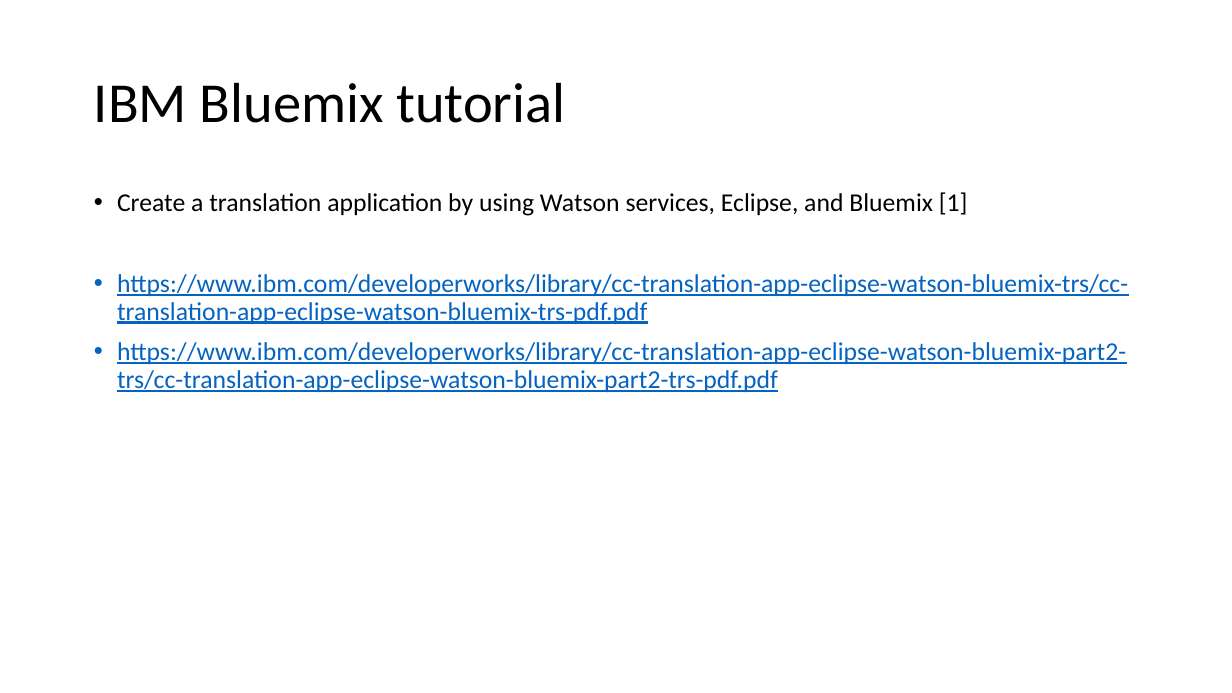
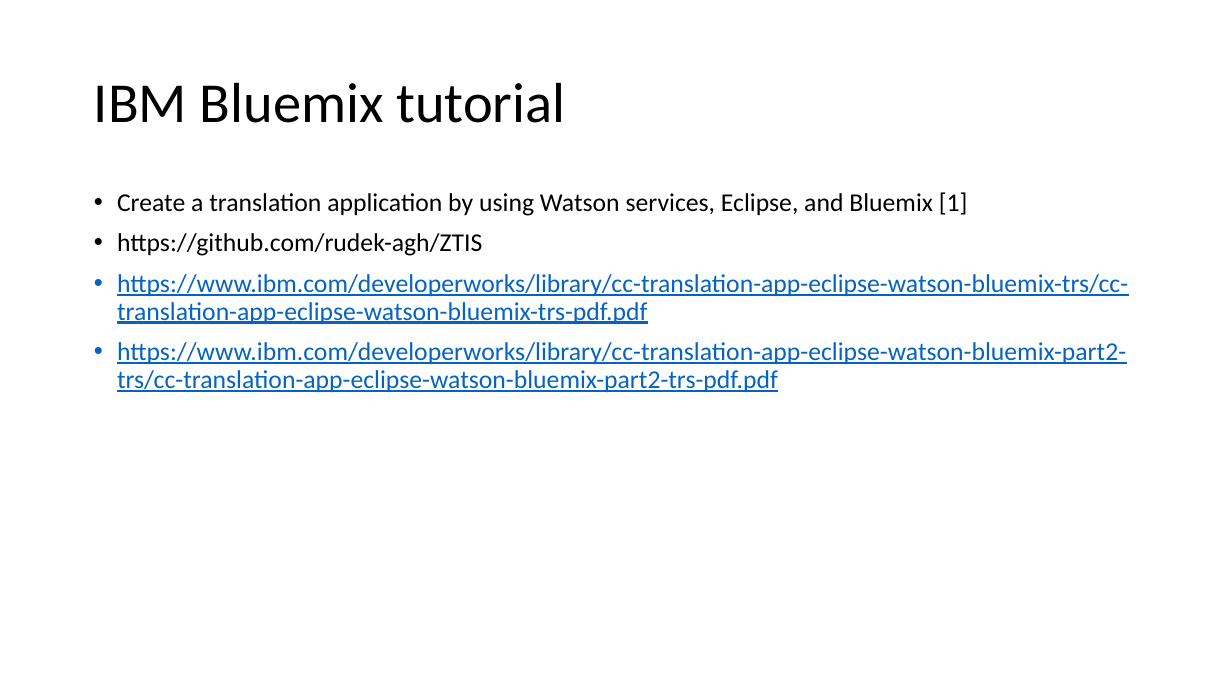
Before and after one commit to rudek-agh/ZTIS, a slide deck: slide 8 of doc/ZTIS3.pptx. Drawn at 1232x693 pixels with LibreOffice and Linux fonts; fonts in the diff are those of the drawing. Boxes give left, top, right and bottom in pixels: in the first picture for what was removed or moved away, otherwise in the second. Text is boxed around its words. In the diff, an @@ line names an element or a change of style, - is before the commit and + after.

```diff
--- a/doc/ZTIS3.pptx
+++ b/doc/ZTIS3.pptx
@@ text at (117, 233, 482, 256): paragraph added @@
+• https://github.com/rudek-agh/ZTIS
```
Also in this commit, not shown: 2 other files.
